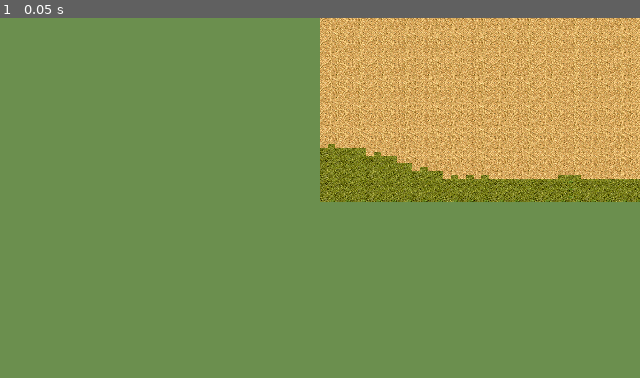
Above: before the commit, frame 1.
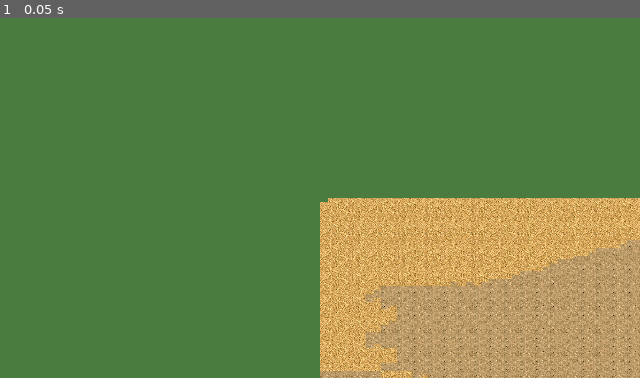
Above: after the commit, the same moment.

Repository: hamiltoncasas/ID0003_AgeOfAcadia
Game: Godot game, scene res://terrain_only.tscn
The game is run twice, just before and just after one commit, with the same random seed, the same clock (stepped at 60 frames per second) and the same inputs.
Inputs:
- Up to frame 1 (0.05 s): no input

The runs differ from the first frame. In frame 1, 100% of the frame differs, in the area x 0-100%, y 0-100%.

Commit message:
fix: 160x160 grid centered at (0,5120), river crosses entire map

Diff:
--- a/game/map/Llanura1.gd
+++ b/game/map/Llanura1.gd
@@ -1,23 +1,27 @@
 extends Node2D
 
 func _ready():
-	RenderingServer.set_default_clear_color(Color("#6b8f4e"))
+	RenderingServer.set_default_clear_color(Color("#4a7c3f"))
 
-	var tile_set = _build_tileset()
-	if not tile_set:
+	var ts = _build_tileset()
+	if not ts:
 		return
 
 	var seed_val = randi()
-	print("Map seed: ", seed_val)
+	print("Seed: ", seed_val)
 
+	# Generate 160x160 — fills the screen at zoom 0.12
 	var gen = load("res://map/ProceduralGeneration.gd").new()
-	# Generate at 240x240 with offset so the camera sees varied terrain
-	var layer = gen.generate(seed_val, 160, 160, tile_set)
+	var layer = gen.generate(seed_val, 160, 160, ts)
 	if layer:
 		add_child(layer)
-		print("Ready")
-	else:
-		print("ERROR: generation failed")
+
+	# Center camera on 160x160 grid
+	var cam = get_node("Camera2D")
+	if cam:
+		cam.position = Vector2(0, 5120)
+
+	print("Ready")
 
 
 func _build_tileset():
@@ -37,7 +41,6 @@
 	]:
 		var tex = load(path)
 		if not tex:
-			push_error("Cannot load: ", path)
 			continue
 		var src = TileSetAtlasSource.new()
 		src.texture = tex
--- a/game/map/ProceduralGeneration.gd
+++ b/game/map/ProceduralGeneration.gd
@@ -1,7 +1,4 @@
 extends RefCounted
-
-## Generates terrain with biomes + rivers + lakes
-## Sources: 0=grass, 1=dirt, 2=sand, 3=path, 4=forest_floor, 5=shallow_water, 6=deep_water
 
 
 func generate(seed, w, h, ts):
@@ -16,158 +13,98 @@
 	var river_noise = FastNoiseLite.new()
 	river_noise.seed = abs(seed * 31 + 7)
 	river_noise.noise_type = FastNoiseLite.TYPE_PERLIN
-	river_noise.frequency = 0.005
+	river_noise.frequency = 0.004
 
-	var height_noise = FastNoiseLite.new()
-	height_noise.seed = abs(seed * 3)
-	height_noise.noise_type = FastNoiseLite.TYPE_PERLIN
-	height_noise.frequency = 0.006
-	height_noise.fractal_type = FastNoiseLite.FRACTAL_FBM
-	height_noise.fractal_octaves = 3
+	# Generate river path (goes across the entire grid)
+	var river_cells = _generate_river(w, h, rng, river_noise)
 
 	var layer = TileMapLayer.new()
 	layer.tile_set = ts
 
-	# Step 1: Generate base heightmap + biome
-	var height_map = []
-	var biome_map = []
-	for y in range(h):
-		height_map.append([])
-		biome_map.append([])
-		for x in range(w):
-			var val = noise.get_noise_2d(x, y)
-			var hval = height_noise.get_noise_2d(x, y)
-			height_map[y].append(hval)
-			var bm = 2  # default grass
-			if val < -0.25:
-				bm = 0  # water
-			elif val < 0.1:
-				bm = 1  # sand
-			elif val < 0.5:
-				bm = 2  # grass
-			elif val < 0.7:
-				bm = 3  # dirt
-			else:
-				bm = 4  # mountain
-			biome_map[y].append(bm)
-
-	# Step 2: Generate river path
-	var river_cells = {}
-
-	# Choose river start/end on random edges (0=left, 1=top, 2=right, 3=bottom)
-	# Randomly pick start/end edges (no shuffle — RandomNumberGenerator has no shuffle)
-	var edge_order = [0, 1, 2, 3]
-	var e1 = rng.randi_range(0, 3)
-	var e2 = rng.randi_range(0, 3)
-	while e2 == e1:
-		e2 = rng.randi_range(0, 3)
-	var start_edge = edge_order[e1]
-	var end_edge = edge_order[e2]
-
-	var start_pos = _random_edge_pos(w, h, start_edge, rng)
-	var end_pos = _random_edge_pos(w, h, end_edge, rng)
-
-	# River width
-	var river_width = rng.randi_range(1, 2)
-
-	# Generate river as a path from start to end
-	var river = _generate_river(start_pos, end_pos, w, h, river_noise, rng)
-	for cell in river:
-		river_cells[cell] = true
-		# Add width
-		for dw in range(-river_width, river_width + 1):
-			for dh in range(-river_width, river_width + 1):
-				if abs(dw) + abs(dh) <= river_width:
-					var nc = Vector2i(cell.x + dw, cell.y + dh)
-					if nc.x >= 0 and nc.x < w and nc.y >= 0 and nc.y < h:
-						river_cells[nc] = true
-
-	# Step 3: Create lakes in low areas (height < -0.4)
-	var lake_cells = {}
-	for y in range(h):
-		for x in range(w):
-			if height_map[y][x] < -0.4 and biome_map[y][x] == 0:
-				lake_cells[Vector2i(x, y)] = true
-
-	# Step 4: Place tiles
 	var count = 0
 	for y in range(h):
 		for x in range(w):
+			var val = noise.get_noise_2d(x, y)
 			var pos = Vector2i(x, y)
-			var sid = 0  # default grass
+			var sid = 0
 
 			if river_cells.has(pos):
-				sid = 6  # deep_water for rivers
-			elif lake_cells.has(pos):
-				sid = 6  # deep_water for lakes
+				sid = 6  # deep water (blue)
+			elif val < -0.3:
+				sid = 6  # deep water (lakes/seas)
+			elif val < -0.1:
+				sid = 5  # shallow water → sand/beach
+			elif val < 0.1:
+				sid = 2  # sand
+			elif val < 0.45:
+				sid = 0  # grass
+			elif val < 0.65:
+				sid = 1  # dirt
+			elif val < 0.8:
+				sid = 2  # mountain → sand
 			else:
-				var bm = biome_map[y][x]
-				if bm == 0:
-					sid = 6  # deep_water
-				elif bm == 1:
-					sid = 2  # sand
-				elif bm == 3:
-					sid = 1  # dirt
-				elif bm == 4:
-					sid = 2  # mountain → sand
-				else:
-					sid = 0  # grass
+				sid = 0  # high mountain → grass
 
 			layer.set_cell(pos, sid, Vector2i(0, 0))
 			count += 1
 
-	print("Tiles: ", count, " river: ", river_cells.size(), " lakes: ", lake_cells.size())
+	print("Tiles: ", count, " river: ", river_cells.size())
 	return layer
 
 
-func _random_edge_pos(w, h, edge, rng):
-	match edge:
-		0:  return Vector2i(0, rng.randi_range(10, h-10))
-		1:  return Vector2i(rng.randi_range(10, w-10), 0)
-		2:  return Vector2i(w-1, rng.randi_range(10, h-10))
-		3:  return Vector2i(rng.randi_range(10, w-10), h-1)
-	return Vector2i(0, 0)
+func _generate_river(w, h, rng, noise):
+	var cells = {}
 
+	# River starts from left or top edge, ends at right or bottom
+	var start_x = 0
+	var start_y = rng.randi_range(int(h * 0.2), int(h * 0.8))
+	var end_x = w - 1
+	var end_y = rng.randi_range(int(h * 0.2), int(h * 0.8))
 
-func _generate_river(start, end, w, h, noise, rng):
-	## Generate a river path using a simple directed random walk
-	var cells = []
-	var pos = start
-	var target = end
-	var max_steps = max(w, h) * 3
+	# Sometimes start from top
+	if rng.randf() > 0.5:
+		start_x = rng.randi_range(int(w * 0.2), int(w * 0.8))
+		start_y = 0
+		end_y = h - 1
+		end_x = rng.randi_range(int(w * 0.2), int(w * 0.8))
+
+	var pos = Vector2i(start_x, start_y)
+	var target = Vector2i(end_x, end_y)
+	var max_steps = int(w * 1.5)
 	var step = 0
 
-	while pos.distance_to(target) > 2.0 and step < max_steps:
-		cells.append(pos)
+	while pos.distance_squared_to(target) > 4.0 and step < max_steps:
+		# Mark cells around position (river width 1-2)
+		var width = 1
+		for dx in range(-width, width + 1):
+			for dy in range(-width, width + 1):
+				var np = Vector2i(pos.x + dx, pos.y + dy)
+				if np.x >= 0 and np.x < w and np.y >= 0 and np.y < h:
+					cells[np] = true
+
 		step += 1
 
-		# Direction toward target
-		var dir = Vector2i(
-			sign(target.x - pos.x),
-			sign(target.y - pos.y)
-		)
+		# Direction toward target + meander
+		var dx = sign(target.x - pos.x)
+		var dy = sign(target.y - pos.y)
+		var n = noise.get_noise_2d(pos.x * 0.5, pos.y * 0.5) * 2.0
 
-		# Add noise-based meandering
-		var n = noise.get_noise_2d(pos.x, pos.y) * 3.0
-		var meander = Vector2i(round(n), round(n * 0.7))
+		var mx = int(round(n))
+		var my = int(round(n * 0.7))
 
-		# Try to move toward target with meander
-		var candidates = []
-		if dir.x != 0:
-			candidates.append(Vector2i(dir.x, 0))
-		if dir.y != 0:
-			candidates.append(Vector2i(0, dir.y))
-		candidates.append(meander)
+		# Prefer moving toward target
+		if rng.randf() < 0.7:
+			pos.x += dx
+		elif abs(mx) > 0:
+			pos.x += mx
 
-		# Pick one
-		var move = candidates[rng.randi() % candidates.size()]
-		var new_pos = pos + move
+		if rng.randf() < 0.7:
+			pos.y += dy
+		elif abs(my) > 0:
+			pos.y += my
 
-		# Clamp to map bounds
-		new_pos.x = clampi(new_pos.x, 1, w-2)
-		new_pos.y = clampi(new_pos.y, 1, h-2)
+		# Clamp
+		pos.x = clampi(pos.x, 2, w - 3)
+		pos.y = clampi(pos.y, 2, h - 3)
 
-		pos = new_pos
-
-	cells.append(target)
 	return cells
--- a/game/terrain_only.tscn
+++ b/game/terrain_only.tscn
@@ -5,7 +5,7 @@
 [node name="Root" type="Node2D"]
 
 [node name="Camera2D" type="Camera2D" parent="."]
-position = Vector2(0, 5120)
+position = Vector2(0, 0)
 zoom = Vector2(0.12, 0.12)
 
 [node name="Terrain" type="Node2D" parent="."]
